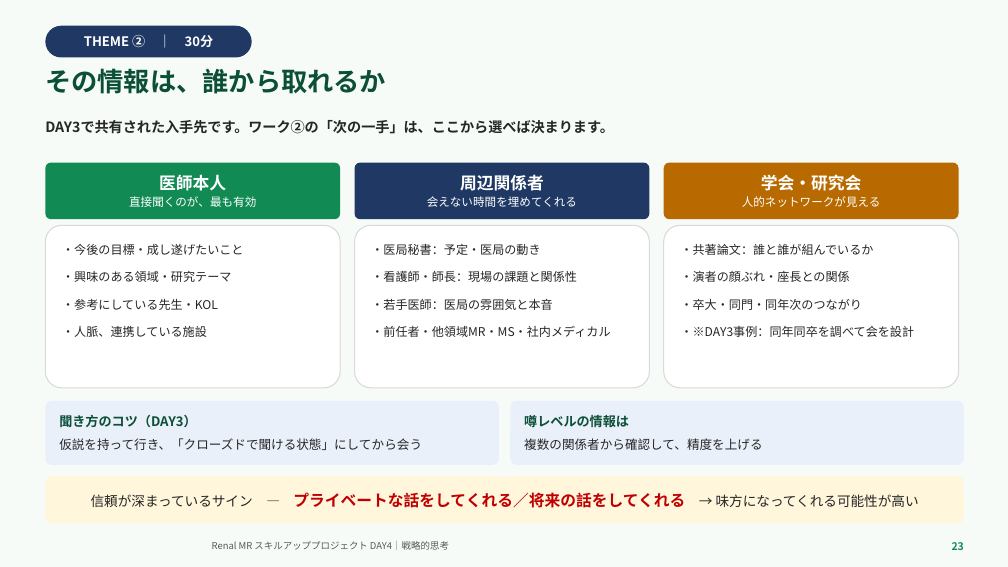
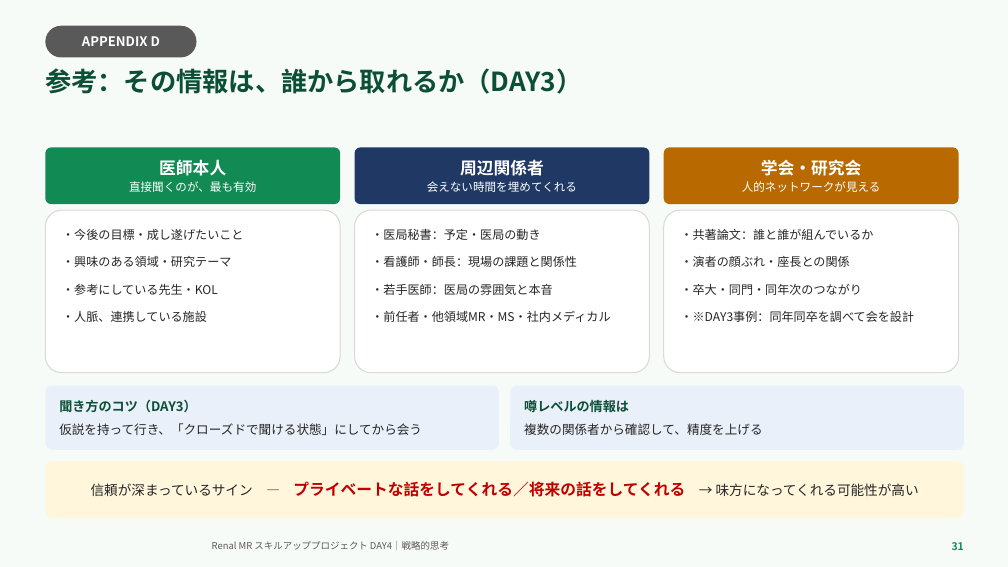
Before and after one commit to TAKUYA-1187/Claude, a slide deck: slide 31 of novartis_training/DAY4_ちょっと分かるだけで世界が変わる.pptx (slide 23 before the commit). Drawn at 1008x567 pixels with LibreOffice and Linux fonts; fonts in the diff are those of the drawing; background and template pictures are left out. Boxes give left, top, right and bottom in pixels: in the first picture for what was removed or moved away, otherwise in the second. Text is boxed around its words. In the diff, an @@ line names an element or a change of style, - is before the commit and + after.

```diff
--- a/novartis_training/DAY4_ちょっと分かるだけで世界が変わる.pptx
+++ b/novartis_training/DAY4_ちょっと分かるだけで世界が変わる.pptx
@@ rounded rectangle removed at (x1=45, y1=26, x2=252, y2=57) @@
-THEME ② ｜ 30分
@@ rounded rectangle added at (x1=45, y1=26, x2=197, y2=57), fill #595959, 12.5 pt, text #FFFFFF, bold @@
+APPENDIX D
@@ text at (x1=45, y1=68, x2=582, y2=94): text changed @@
-その情報は、誰から取れるか
+参考：その情報は、誰から取れるか（DAY3）
@@ text removed at (x1=45, y1=120, x2=614, y2=134) @@
-DAY3で共有された入手先です。ワーク②の「次の一手」は、ここから選べば決まります。
@@ 8 rounded rectangles moved together from (x1=45, y1=163, x2=964, y2=465) to (x1=45, y1=147, x2=964, y2=450) @@
@@ rounded rectangle "信頼が深まっているサイン — プライベートな話をしてくれる／将来の話をしてくれる → 味方になってくれる可能性が高い" resized from (x1=45, y1=476, x2=964, y2=523) to (x1=45, y1=461, x2=964, y2=518) @@
@@ text at (x1=952, y1=542, x2=964, y2=550): text changed @@
-23
+31
```
Also in this commit, not shown: 24 other slides changed, 5 slides added, 4 slides removed, 2 other files.
